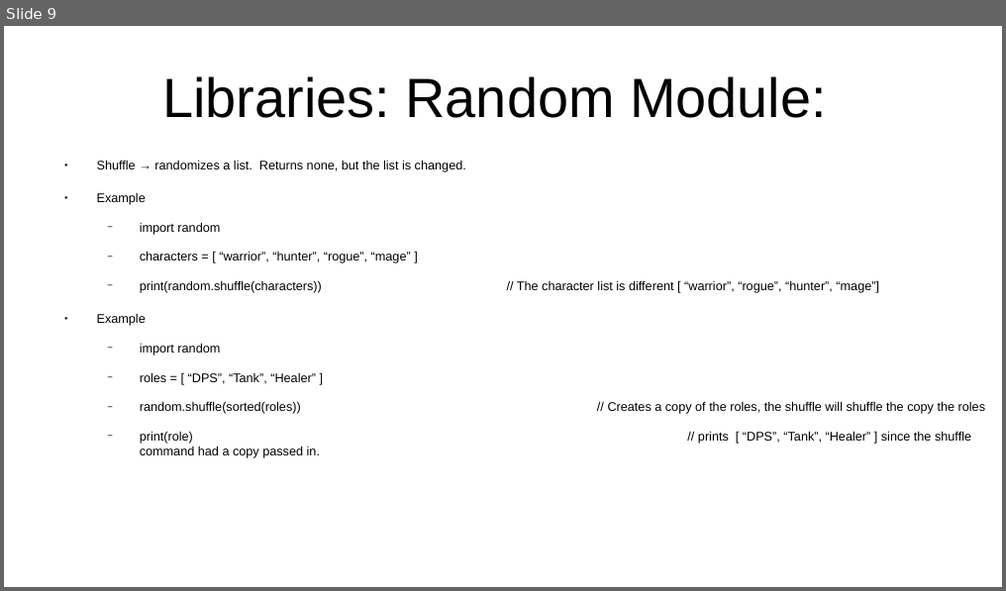
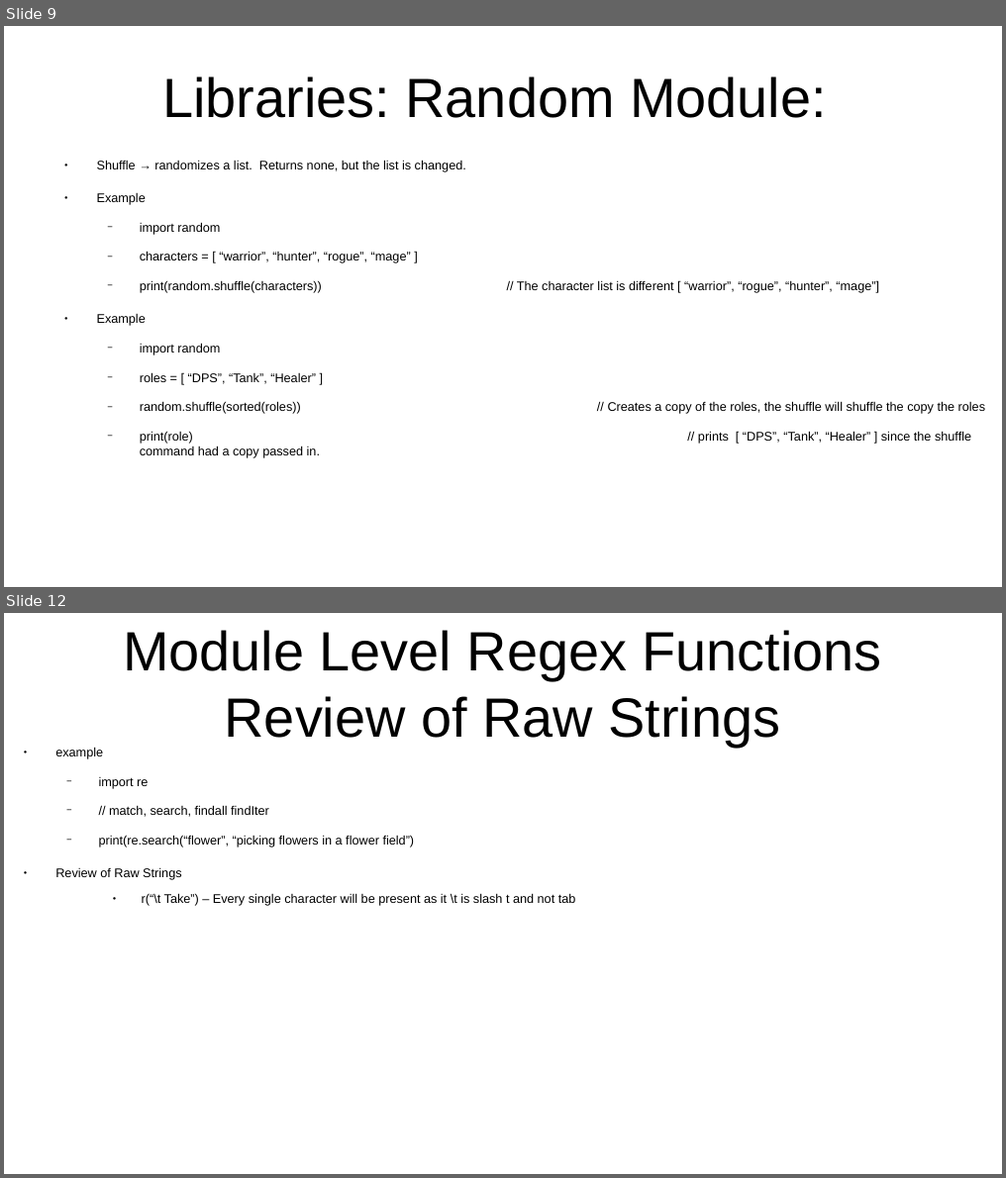
Before and after one commit to CharlesStockman/notesFromCourses, a slide deck: python/core/07_StandardLibraries.odp. Shown one above the other, each under a label of ours: slide 9 before the commit, slides 9 and 12 after it; the slides between them are not shown. The pictures are 1006x591 and 1006x1178 pixels, drawn with LibreOffice and Linux fonts; fonts in the diff are those of the drawing. Boxes give left, top, right and bottom in pixels: in the first picture for what was removed or moved away, otherwise in the second. Text is boxed around its words. In the diff, an @@ line names an element or a change of style, - is before the commit and + after.

```diff
--- a/python/core/07_StandardLibraries.odp
+++ b/python/core/07_StandardLibraries.odp
@@ slide 12 added at (4,613,1002,1174), background #FFFFFF @@
@@ title added at (123,630,882,747), 44 pt, text #000000 @@
+Module Level Regex Functions
+Review of Raw Strings
@@ text added at (55,747,576,906), 10 pt, text #000000 @@
+● example
+  − import re
+  − // match, search, findall findIter
+  − print(re.search(“flower”, “picking flowers in a flower field”)
+● Review of Raw Strings
+    ● r(“\t Take”) – Every single character will be present as it \t is slash t and not tab
```
Also in this commit, not shown: 4 other slides added, 15 other files.
